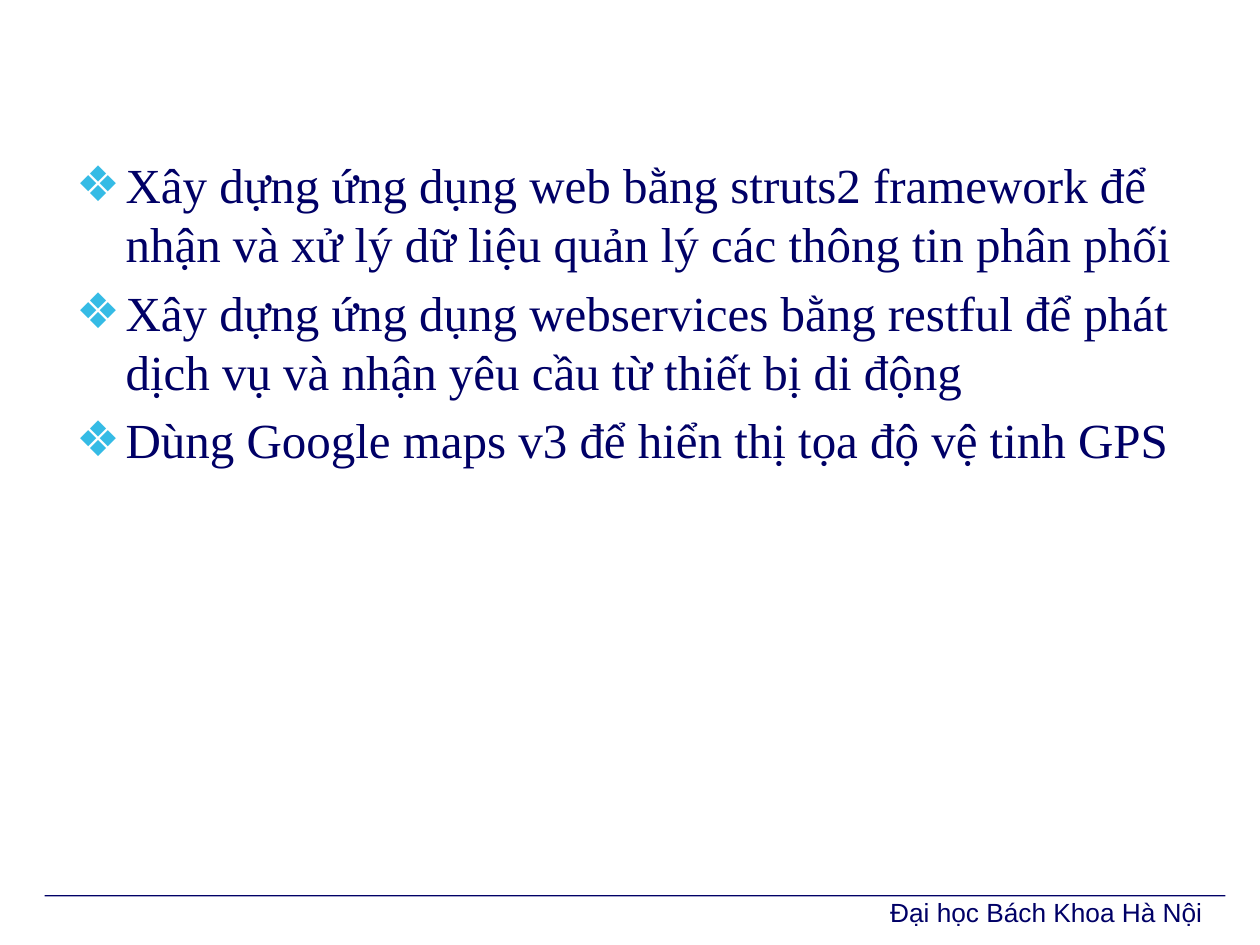
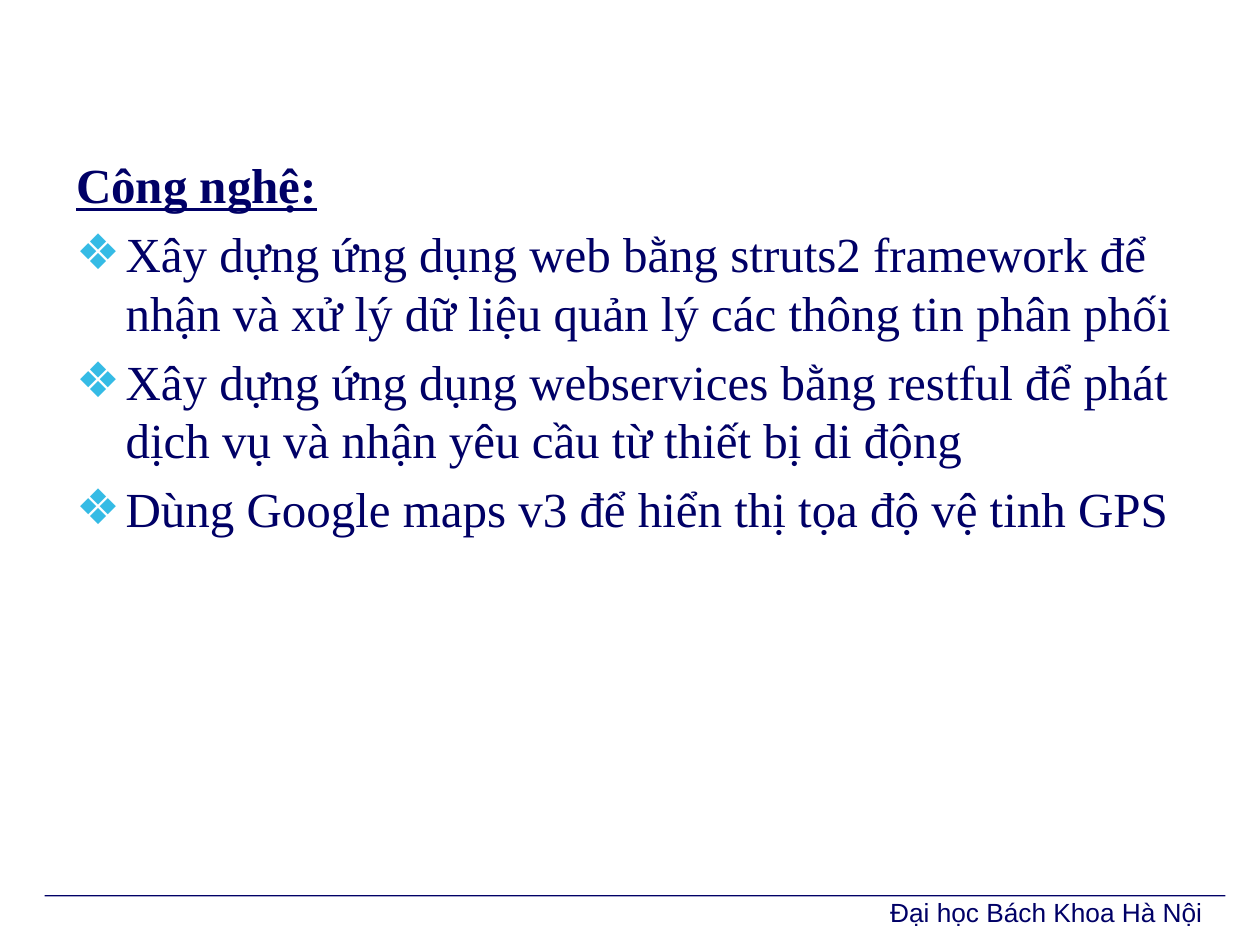
Before and after one commit to PhoenixNguyen/Graduate_Project, a slide deck: slide 9 of Report/BaoVe/TrinhDien/Slide.pptx. Drawn at 1260x945 pixels with LibreOffice and Linux fonts; fonts in the diff are those of the drawing; background and template pictures are left out. Boxes give left, top, right and bottom in pixels: in the first picture for what was removed or moved away, otherwise in the second. Text is boxed around its words. In the diff, an @@ line names an element or a change of style, - is before the commit and + after.

```diff
--- a/Report/BaoVe/TrinhDien/Slide.pptx
+++ b/Report/BaoVe/TrinhDien/Slide.pptx
@@ text at (x1=76, y1=168, x2=317, y2=213): paragraph added @@
+Công nghệ:
```
Also in this commit, not shown: 5 other slides changed, 1 other file.
